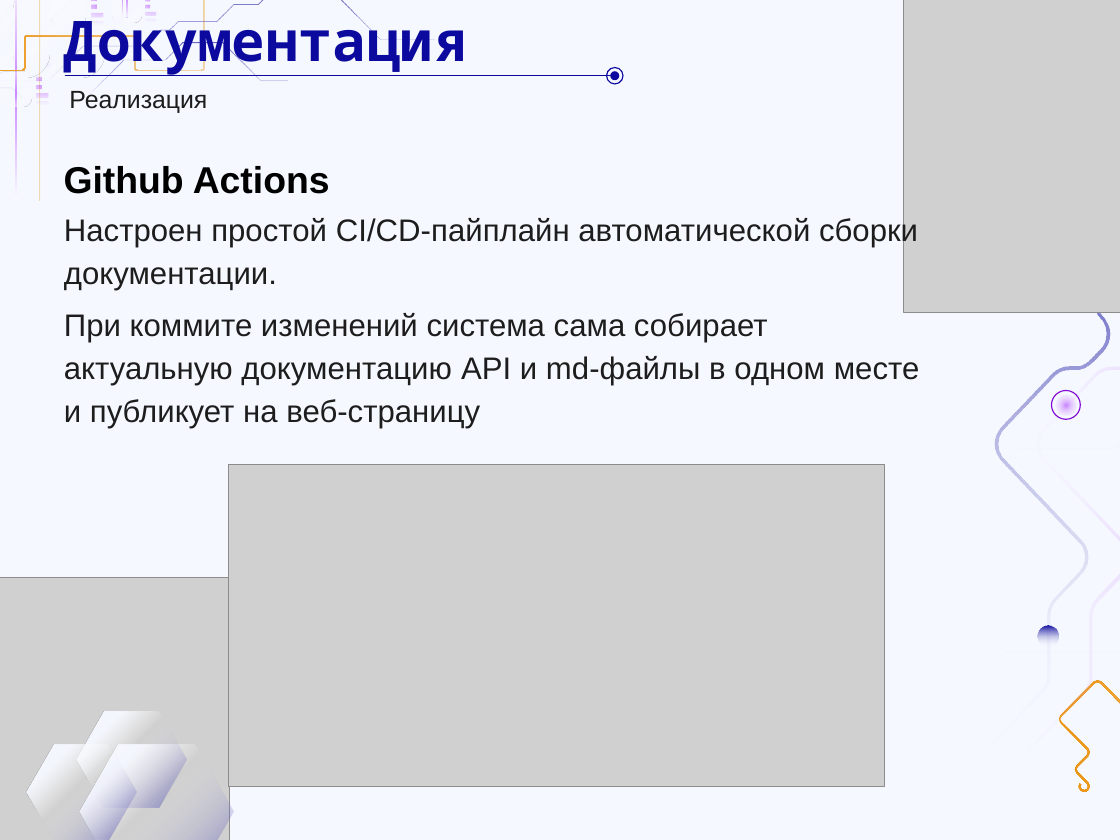
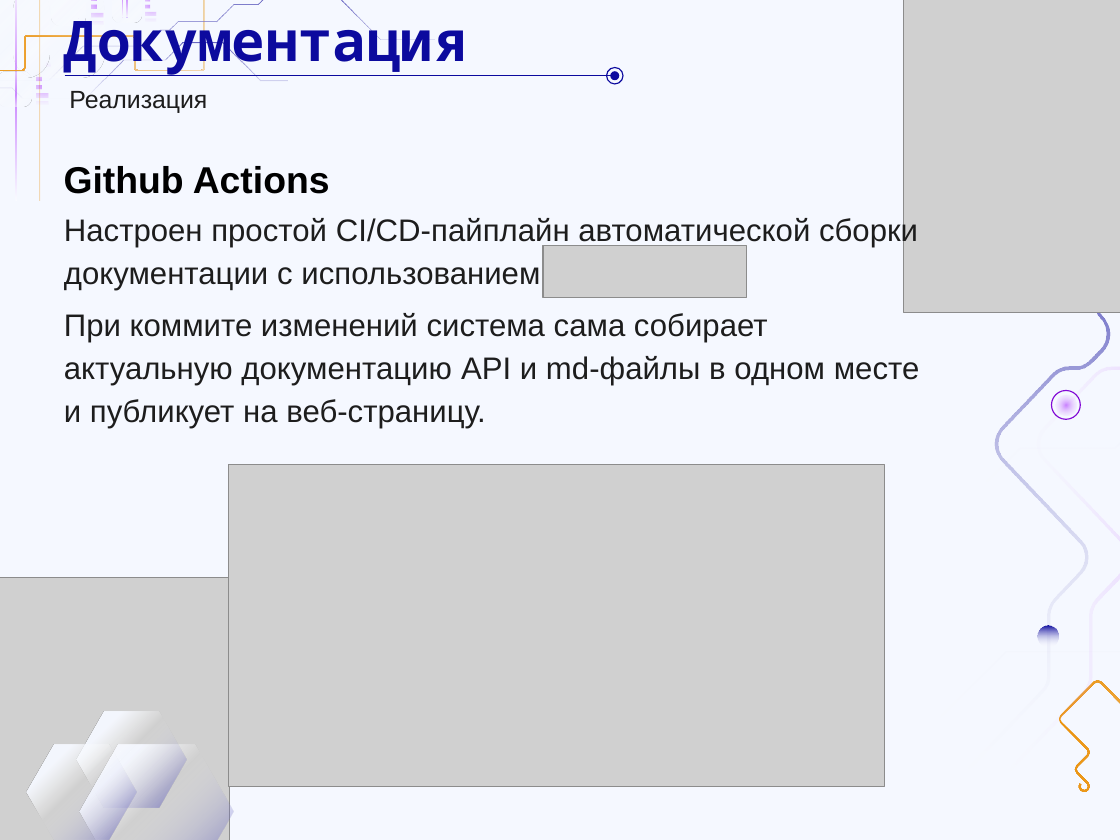
Before and after one commit to DaL1ner/virtual_queue_management_system, a slide deck: slide 21 of docs/course-work/reports/presentation/sprint-12.pptx (slide 19 before the commit). Drawn at 1120x840 pixels with LibreOffice and Linux fonts; fonts in the diff are those of the drawing; grey boxes stand for pictures. Boxes give left, top, right and bottom in pixels: in the first picture for what was removed or moved away, otherwise in the second. Text is boxed around its words. In the diff, an @@ line names an element or a change of style, - is before the commit and + after.

Commit message:
Незначительные изменения в документации - Исправление описания компонентов в словаре - Исправление отображения одной связи в схеме логической модели данных - Работа над итоговой презентацией

```diff
--- a/docs/course-work/reports/presentation/sprint-12.pptx
+++ b/docs/course-work/reports/presentation/sprint-12.pptx
@@ text at <box>64,216,920,428</box>: text changed @@
-Настроен простой CI/CD-пайплайн автоматической сборки документации.
-При коммите изменений система сама собирает актуальную документацию API и md-файлы в одном месте и публикует на веб-страницу
+Настроен простой CI/CD-пайплайн автоматической сборки документации с использованием .
+При коммите изменений система сама собирает актуальную документацию API и md-файлы в одном месте и публикует на веб-страницу.
@@ picture added at <box>543,245,747,298</box> @@
```
Also in this commit, not shown: 6 other slides changed, 3 slides added, 3 other files.
